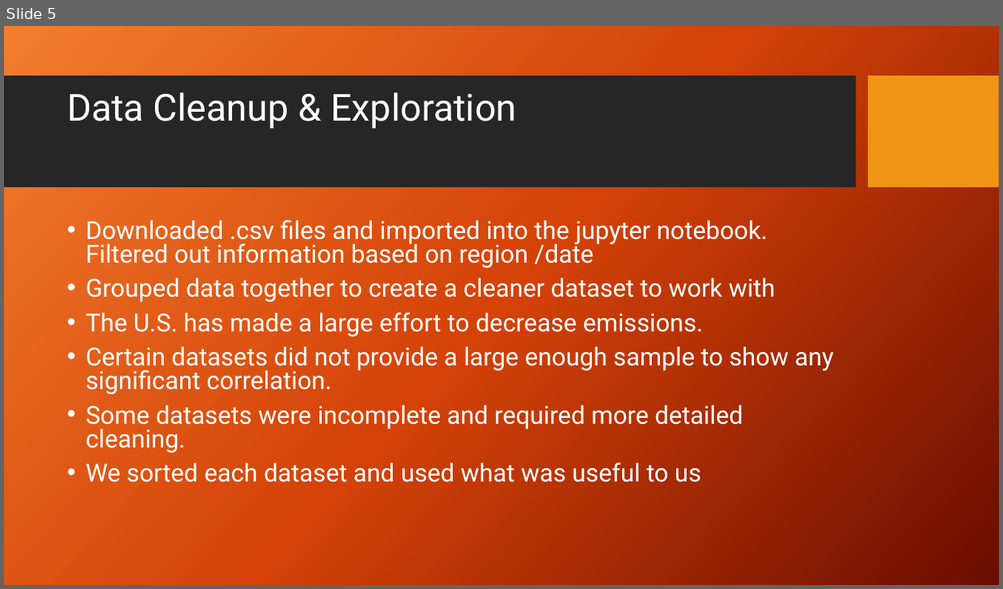
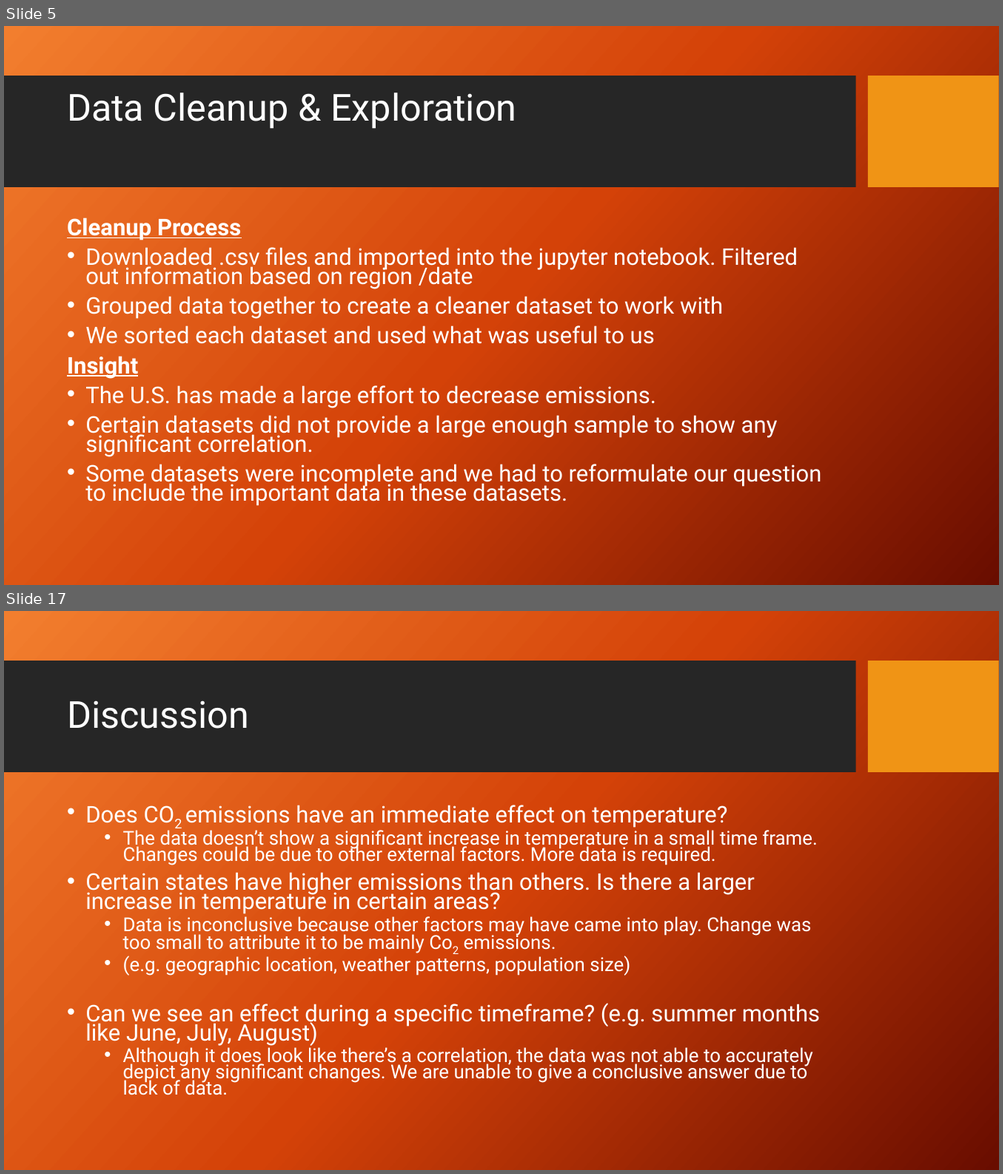
Before and after one commit to KennytheSun/Global_Warming_Repo, a slide deck: CO2emissionsVsTempPP.pptx. Shown one above the other, each under a label of ours: slide 5 before the commit, slides 5 and 17 after it; the slides between them are not shown. The pictures are 1003x589 and 1003x1174 pixels, drawn with LibreOffice and Linux fonts; fonts in the diff are those of the drawing; background and template pictures are left out. Boxes give left, top, right and bottom in pixels: in the first picture for what was removed or moved away, otherwise in the second. Text is boxed around its words. In the diff, an @@ line names an element or a change of style, - is before the commit and + after.

```diff
--- a/CO2emissionsVsTempPP.pptx
+++ b/CO2emissionsVsTempPP.pptx
@@ slide 17 added at [4, 611, 999, 1170], background picture (left out); not listed: 2 template elements that a slide beside it also shows @@
@@ title added at [67, 701, 249, 729], 36 pt, text #FFFFFF @@
+Discussion
@@ text added at [85, 805, 819, 1096], 18.5 pt, text #FFFFFF @@
+• Does CO2 emissions have an immediate effect on temperature?
+  • The data doesn’t show a significant increase in temperature in a small time frame. Changes could be due to other external factors. More data is required.
+• Certain states have higher emissions than others. Is there a larger increase in temperature in certain areas?
+  • Data is inconclusive because other factors may have came into play. Change was too small to attribute it to be mainly Co2 emissions.
+  • (e.g. geographic location, weather patterns, population size)
+• Can we see an effect during a specific timeframe? (e.g. summer months like June, July, August)
+  • Although it does look like there’s a correlation, the data was not able to accurately depict any significant changes. We are unable to give a conclusive answer due to lack of data.
@@ slide 5 changed as well @@
@@ text at [67, 218, 241, 241]: paragraph added @@
+Cleanup Process
@@ text at [85, 247, 797, 457]: size 24 to 22.2 pt in "Downloaded .csv files and imported into the ...", "Grouped data together to create a cleaner ...", "The U.S. has made a large effort ...", "Certain datasets did not provide a large ..."; line spacing 0.8 to 0.7 @@
@@ text at [67, 326, 654, 379]: paragraphs added @@
+• We sorted each dataset and used what was useful to us
+Insight
@@ text at [85, 464, 822, 506]: text changed; size 24 to 22.2 pt @@
-• Some datasets were incomplete and required more detailed cleaning.
-• We sorted each dataset and used what was useful to us
+• Some datasets were incomplete and we had to reformulate our question to include the important data in these datasets.
```
Also in this commit, not shown: 3 other slides changed, 11 other slides added, 2 slides removed.
